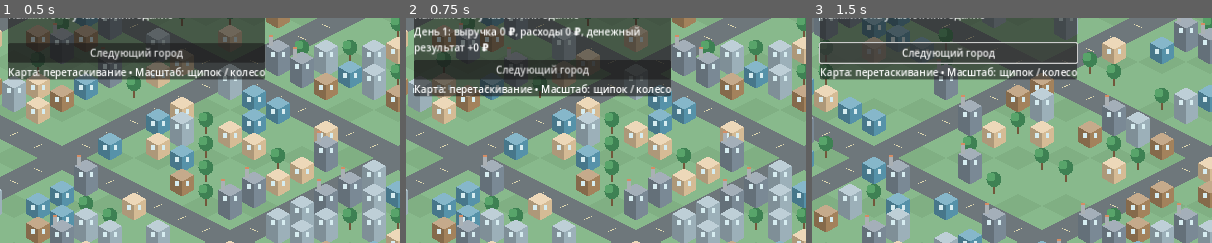
Above: before the commit, frames 1-3 (left to right).
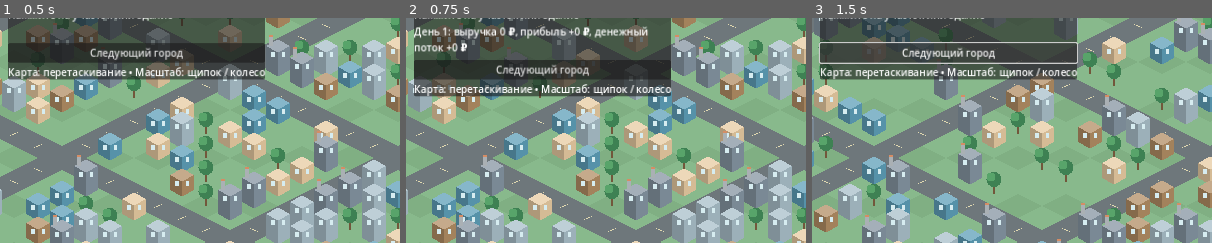
Above: after the commit, the same moments.

Repository: maillunex-lang/ufaeconom
Game: Godot game, scene res://scenes/main.tscn
Same seed, same stepped clock (60 frames per second), same inputs: the game is played once before the commit and once after it.
Inputs:
- Up to frame 1 (0.5 s): no input
- Up to frame 2 (0.75 s): click "▶ Следующий игровой день" at 0.5 s
- Up to frame 3 (1.5 s): click "Следующий город" at 1.25 s
The pictures show only the part of the screen within x 0-50%, y 16-66%; the shares and areas given below are measured in that part.

Frame 1 is identical in both runs. In frame 2, 1.1% of the frame differs, in the area x 2-61%, y 3-17%; in frame 3, nothing differs.

Commit message:
feat(ui): show distinct accrual profit and operating cashflow

Diff:
--- a/scripts/main.gd
+++ b/scripts/main.gd
@@ -275,8 +275,8 @@
 func _advance_day() -> void:
 	var report: Dictionary = company.advance_day()
 	var cashflow: int = int(report.get("cashflow", 0))
-	message_label.text = "День %d: выручка %d ₽, расходы %d ₽, денежный результат %+d ₽" % [
-		int(report["day"]), int(report["revenue"]), int(report["expenses"]), cashflow
+	message_label.text = "День %d: выручка %d ₽, прибыль %+d ₽, денежный поток %+d ₽" % [
+		int(report["day"]), int(report["revenue"]), int(report["profit"]), cashflow
 	]
 	_update_actions()
 	queue_redraw()
@@ -291,7 +291,8 @@
 	var city_market: Dictionary = company.market(city_index)
 	var stock: Dictionary = city_market["stock"]
 	var daily: Dictionary = company.last_report.get("cities", {}).get(str(city_index), {})
-	var realized: int = int(daily.get("revenue", 0)) - int(daily.get("expenses", 0))
+	var realized: int = int(daily.get("profit", 0))
+	var flow: int = int(daily.get("revenue", 0)) - int(daily.get("expenses", 0))
 	var city_name: String = CityGenerator.CITIES[city_index]["name"]
 	economy_label.text = (
 		"%s • День %d (авто: 15 секунд)\n" % [city_name, company.day] +
